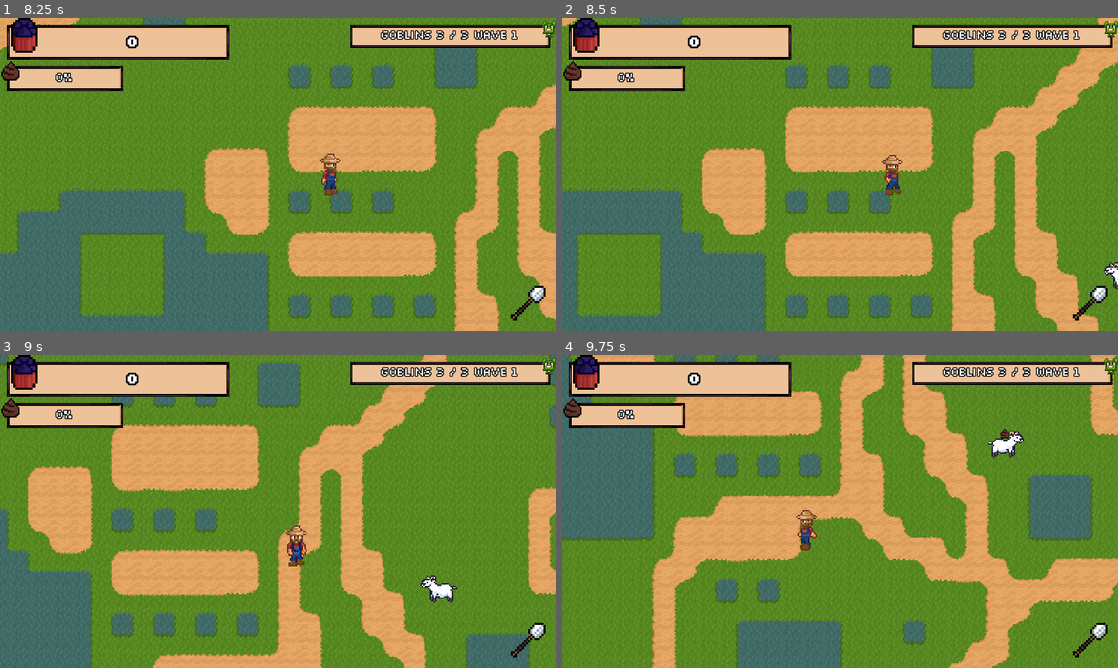
Above: before the commit, frames 1-4 (two rows, left to right).
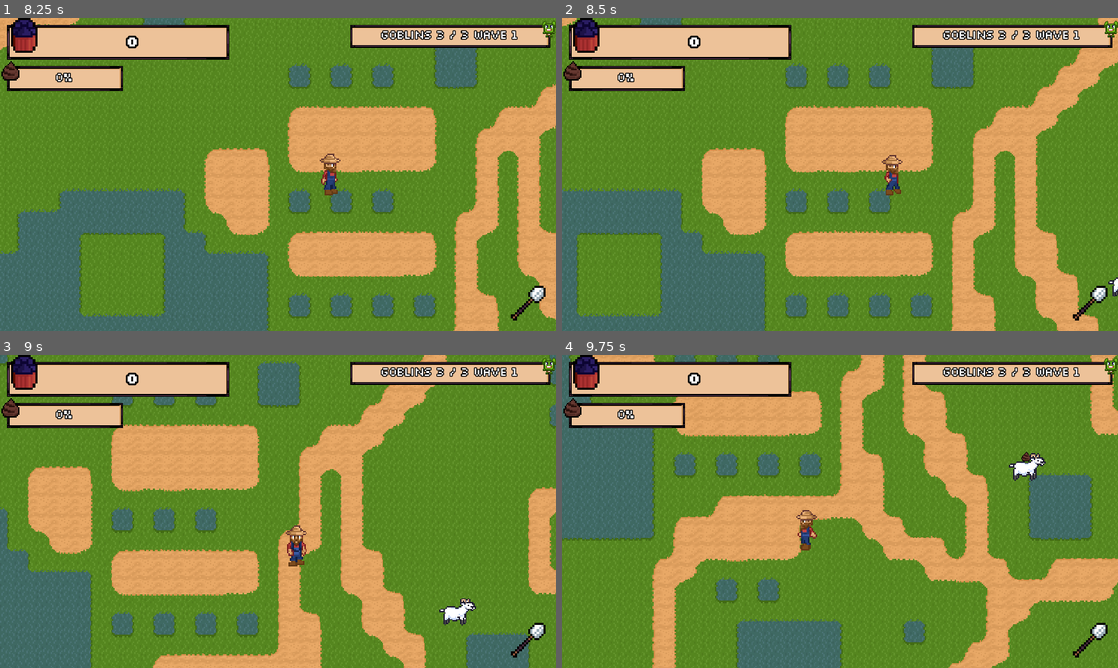
Above: after the commit, the same moments.

Repository: astro-panda/poo-farmer
Game: Godot game, scene res://Scenes/Main.tscn
Two runs of this game, one before a commit and one after it. Both use one fixed random seed, a clock stepped at 60 frames per second and the inputs below.
Inputs (mouse positions are in pixels of both pictures, inside the frame that each line leads up to):
- Up to frame 1 (8.25 s): click "Start" at 0.5 s; tap Enter at 1.25 s; move the mouse to (250, 237) at 1.27 s; hold Keypad 0 (deep_pockets) 1.28-2.03 s; hold Up (move_up) 1.28-2.78 s; tap Space (ui_select) at 1.52, 2.27, 3.77, 4.52, 5.27, 6.77, 7.52 s; move the mouse to (444, 221) at 2.02 s; tap X (game_over) at 2.1 s; move the mouse to (111, 127) at 2.77 s; hold 5 (launcher) 2.78-3.53 s; hold Left (move_left) 2.78-4.28 s; move the mouse to (305, 174) at 3.52 s; tap Alt (modifier) at 3.6 s; move the mouse to (194, 96) at 4.27 s; hold Down (move_down) 4.28-5.03 s; hold R (open_arsenal) 4.28-5.03 s; move the mouse to (400, 158) at 5.02 s; hold Right (move_right) 5.03-5.78 s; tap 2 (pistol) at 5.1 s; move the mouse to (166, 190) at 5.77 s; press the mouse at (166, 190) at 5.78 s; hold Up (move_up) 5.78-6.53 s; move the mouse to (333, 105) at 6.52 s; release the mouse at (333, 105) at 6.53 s; hold Right (move_right) from 6.53 s (still down); tap 6 (railgun) at 6.6 s; move the mouse to (250, 237) at 7.27 s; hold 4 (scatling) 7.28-8.03 s; move the mouse to (444, 221) at 8.02 s; tap 3 (shatgun) at 8.1 s
- Up to frame 2 (8.5 s): keep holding Right (move_right); tap Space (ui_select) at 8.27 s
- Up to frame 3 (9 s): move the mouse to (111, 464) at 8.77 s; release Right (move_right) at 8.78 s; hold Down (move_down) from 8.78 s (still down); hold 1 (shovel) from 8.78 s (still down)
- Up to frame 4 (9.75 s): move the mouse to (867, 511) at 9.52 s; release Down (move_down) at 9.53 s; release 1 (shovel) at 9.53 s; hold Left (move_left) from 9.53 s (still down); tap Keypad 0 (deep_pockets) at 9.6 s

Frame 1 is identical in both runs. In frame 2, 0.2% of the frame differs, in the area x 97-100%, y 78-90%; in frame 3, 0.6%; in frame 4, 0.7%, in the area x 76-87%, y 23-41%.

Commit message:
small fix

Diff:
--- a/poofarmer/Scripts/animal.gd
+++ b/poofarmer/Scripts/animal.gd
@@ -4,7 +4,7 @@
 
 export(float) var poo_timer_min = 4.0
 export(float) var poo_timer_max = 20.0
-export(float) var destination_timer_min = 5.0
+export(float) var destination_timer_min = 4.0
 export(float) var destination_timer_max = 15.0
 export var speed = 1500
 export(bool) var corked = false
